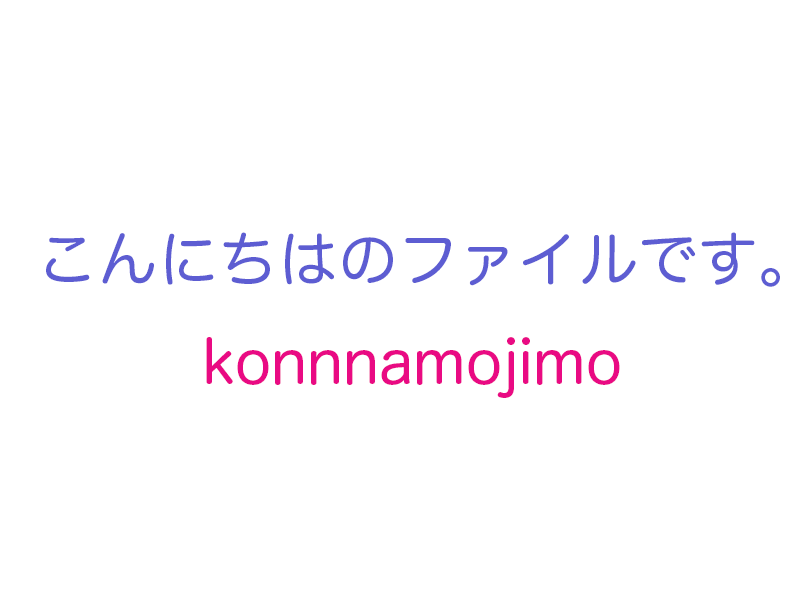
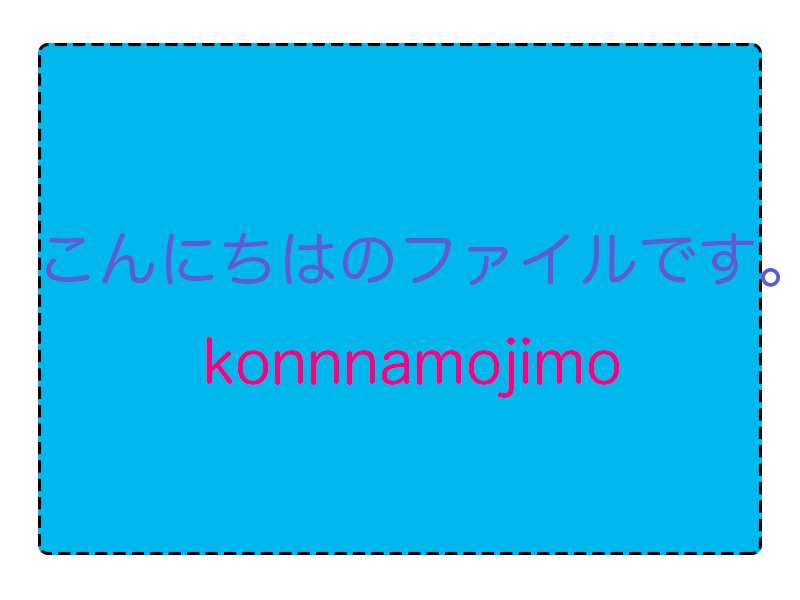
Layered file, before and after one edit (800x600). Changes by layer:
added layer "長方形 1" above "背景" over [38, 43, 762, 555]
hid "背景" over [38, 43, 780, 555]
